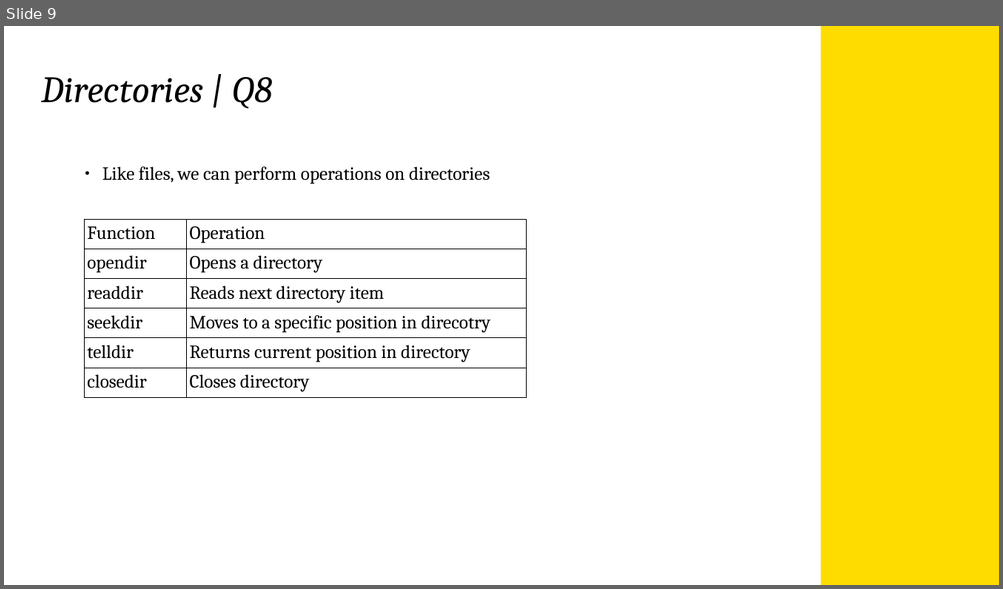
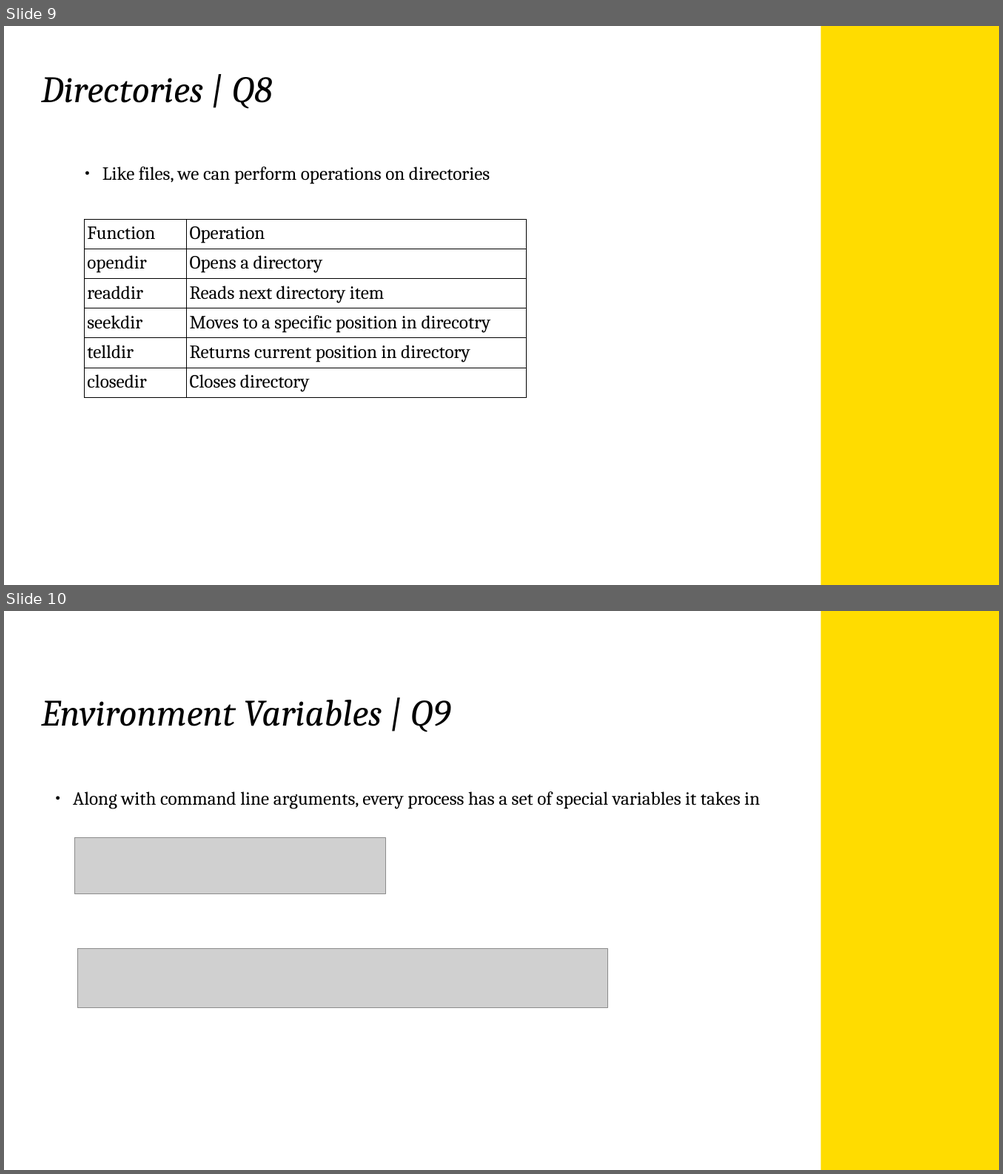
Before and after one commit to krudbox/1521, a slide deck: Week9/COMP1521W9.pptm. Shown one above the other, each under a label of ours: slide 9 before the commit, slides 9 and 10 after it. The pictures are 1003x589 and 1003x1174 pixels, drawn with LibreOffice and Linux fonts; fonts in the diff are those of the drawing; grey boxes stand for pictures; background and template pictures are left out. Boxes give left, top, right and bottom in pixels: in the first picture for what was removed or moved away, otherwise in the second. Text is boxed around its words. In the diff, an @@ line names an element or a change of style, - is before the commit and + after.

Commit message:
w9 slides edit

```diff
--- a/Week9/COMP1521W9.pptm
+++ b/Week9/COMP1521W9.pptm
@@ slide 10 added at (x1=4, y1=611, x2=999, y2=1170), background #FFFFFF; not listed: 1 template element that a slide beside it also shows @@
@@ title added at (x1=41, y1=700, x2=450, y2=732), 36 pt, text #000000, italic @@
+Environment Variables | Q9
@@ text added at (x1=73, y1=792, x2=760, y2=809), 18 pt, text #000000 @@
+● Along with command line arguments, every process has a set of special variables it takes in
@@ picture added at (x1=75, y1=838, x2=386, y2=894) @@
@@ picture added at (x1=77, y1=949, x2=607, y2=1008) @@
```
Also in this commit, not shown: 1 slide removed.
